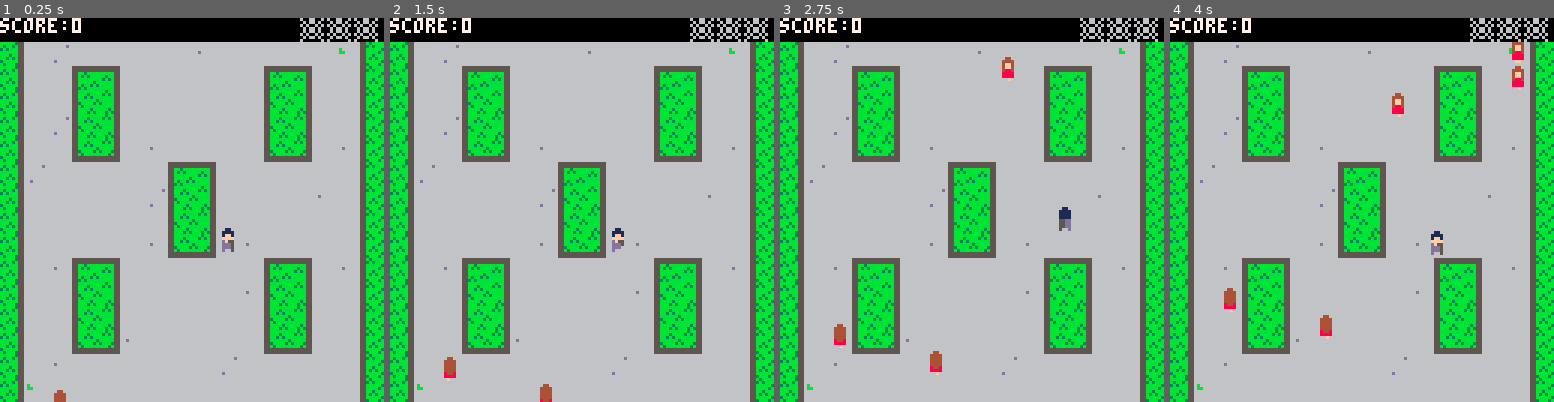
Above: before the commit, frames 1-4 (left to right).
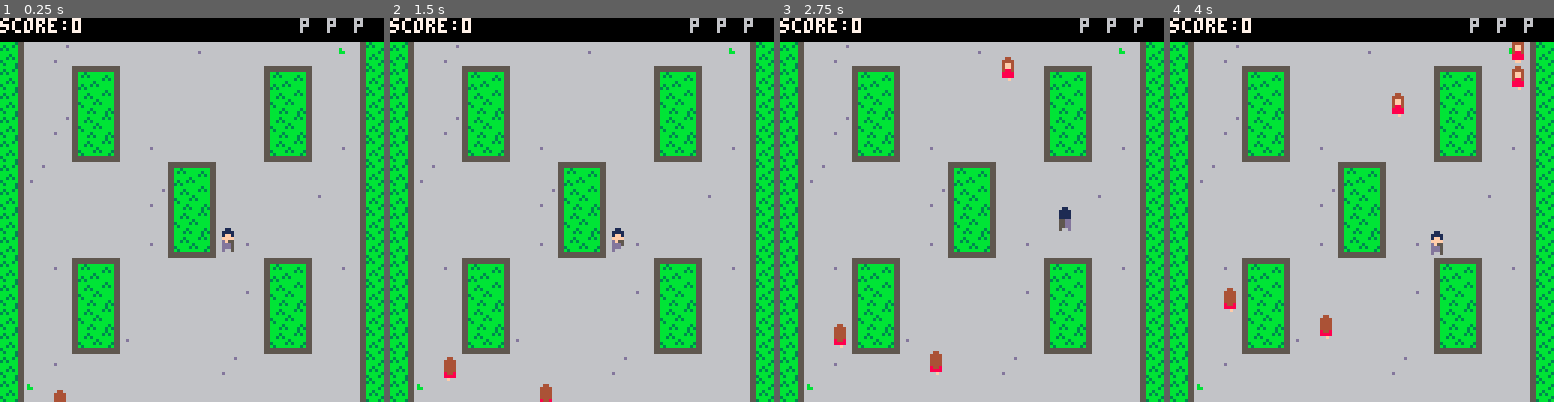
Above: after the commit, the same moments.

Repository: Wagomu056/SKing
Game: PICO-8 cartridge s-king.p8
Two runs of this game, one before a commit and one after it. Both use one fixed random seed, a clock stepped at 60 frames per second and the inputs below.
Inputs:
- Up to frame 1 (0.25 s): no input
- Up to frame 2 (1.5 s): tap X (X key) at 0.33, 1.07 s; tap O (Z key) at 0.7 s
- Up to frame 3 (2.75 s): hold Right 1.6-2.1 s; tap O (Z key) at 1.7, 2.1, 2.5 s; tap X (X key) at 1.85 s; hold Up 2.15-2.42 s; hold Right from 2.47 s (still down)
- Up to frame 4 (4 s): tap O (Z key) at 2.9, 3.3, 3.7 s; tap X (X key) at 2.97 s; release Right at 3.03 s; hold Left 3.08-3.58 s; hold Down 3.63-3.97 s

The runs differ from the first frame. In frame 1, 0.6% of the frame differs, in the area x 78-99%, y 0-7%; in frame 2, 0.6%; in frame 3, 0.6%; in frame 4, 0.6%.

Commit message:
ペナルティアイコンを文字に変更

Diff:
--- a/s-king.p8
+++ b/s-king.p8
@@ -199,11 +199,11 @@
 
 		local p_mark_x=127-(penalty_max*(8+1))
 		for i=1,penalty_max do
-			local spr_idx=9
+			local color=6
 			if i<=self.penalty then
-				spr_idx=8
+				color=10
 			end
-			spr(spr_idx,p_mark_x,0)
+			print("p",p_mark_x,0,color)
 			p_mark_x+=8+1
 		end
 	end
@@ -611,7 +611,7 @@
 00df55000055dd0000df55000055dd0000df55000055dd00ffffffff5555dddd0a0aa0a006066060000000000000000000000000000000000000000000000000
 00ddd5000055dd0000ddd5000055dd0000ddd5000055dd00ddffff555555dddda0a00a0a60600606000000000000000000000000000000000000000000000000
 00ddd5000055dd0000ddd0000055d000000dd5000005dd000dffff500555ddd00a0aa0a006066060000000000000000000000000000000000000000000000000
-00d0050000500d0000d00000005000000000050000000d0000fd5f000055dd00a000000a60000006000000000000000000000000000000000000000000000000
+00d0050000500d0000d00000005000000000050000000d0000fd5f000055dd00a000000a60066006000000000000000000000000000000000000000000000000
 00044000000440000004400000044000000440000004400000000000000000000000000000000000000000000000000000000000000000000000000000000000
 00444400004444000044440000444400004444000044440000000000000000000000000000000000000000000000000000000000000000000000000000000000
 004ff40000444400004ff40000444400004ff4000044440000000000000000000000000000000000000000000000000000000000000000000000000000000000
Not shown, added: s-king.p8.png
